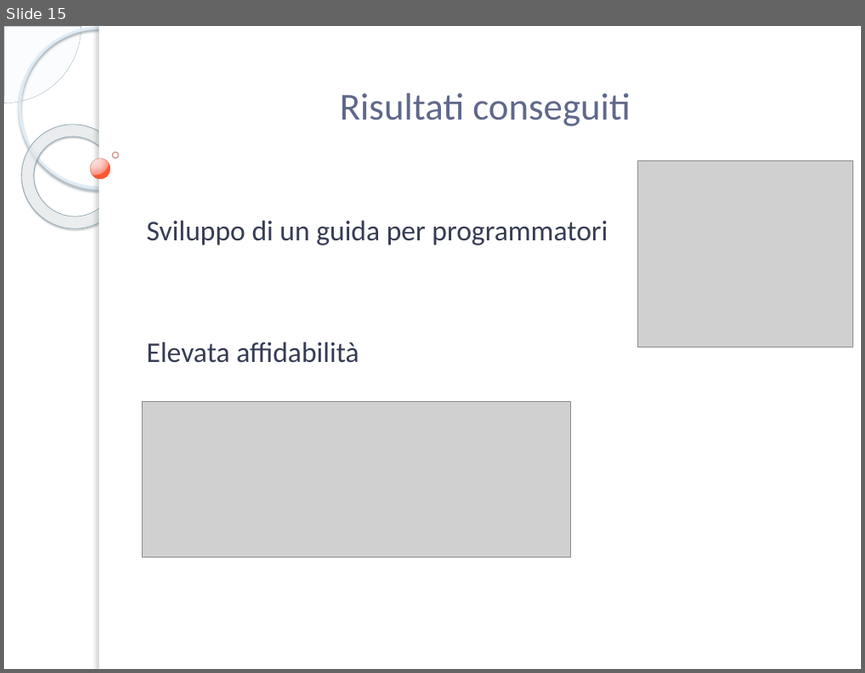
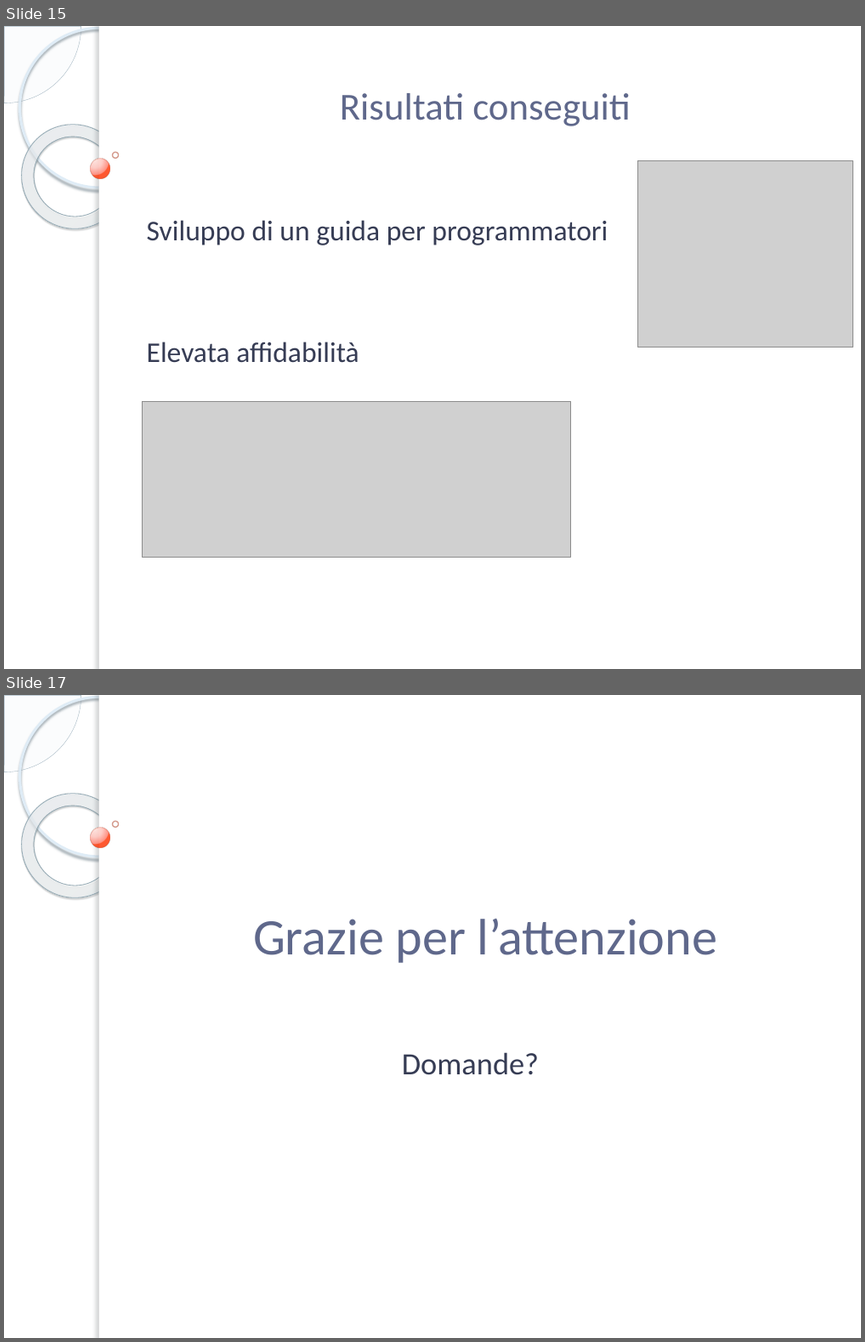
Before and after one commit to netgroup-polito/vnf-modeling, a slide deck: Marchetti/Tesi/Presentazione tesi.pptx. Shown one above the other, each under a label of ours: slide 15 before the commit, slides 15 and 17 after it; the slides between them are not shown. The pictures are 865x673 and 865x1342 pixels, drawn with LibreOffice and Linux fonts; fonts in the diff are those of the drawing; grey boxes stand for pictures; background and template pictures are left out. Boxes give left, top, right and bottom in pixels: in the first picture for what was removed or moved away, otherwise in the second. Text is boxed around its words. In the diff, an @@ line names an element or a change of style, - is before the commit and + after.

```diff
--- a/Marchetti/Tesi/Presentazione tesi.pptx
+++ b/Marchetti/Tesi/Presentazione tesi.pptx
@@ slide 17 added at [4, 695, 861, 1338], background picture (left out); not listed: 7 template elements that a slide beside it also shows @@
@@ title added at [253, 919, 718, 963], 43 pt, text #5F688B @@
+Grazie per l’attenzione
@@ subtitle added at [402, 1052, 539, 1075], 26 pt, text #363C54 @@
+Domande?
```
Also in this commit, not shown: 4 slides changed.
